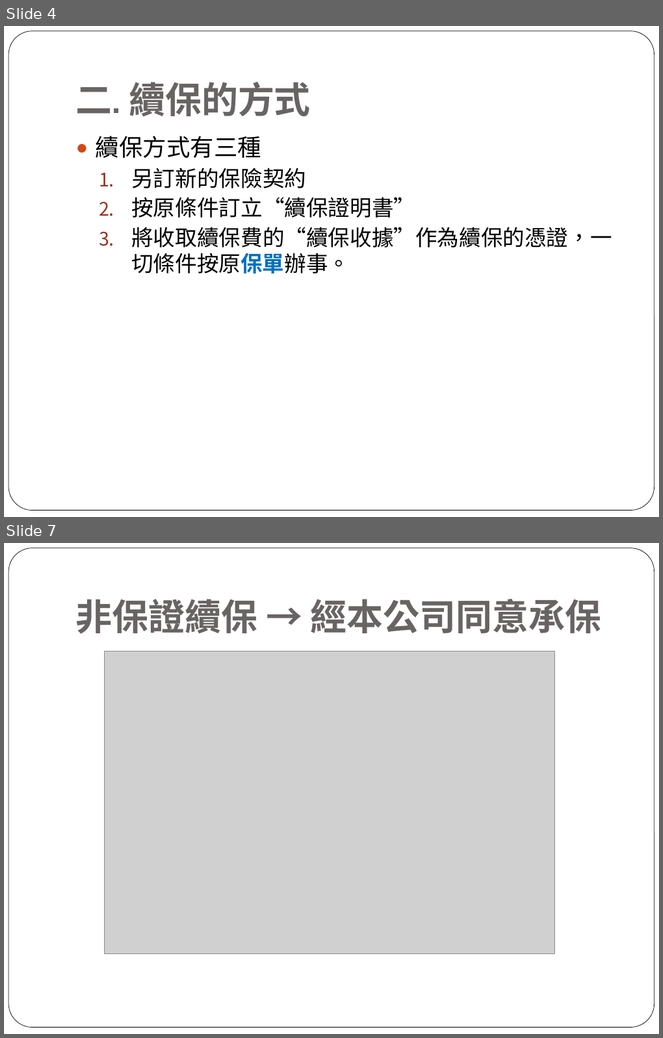
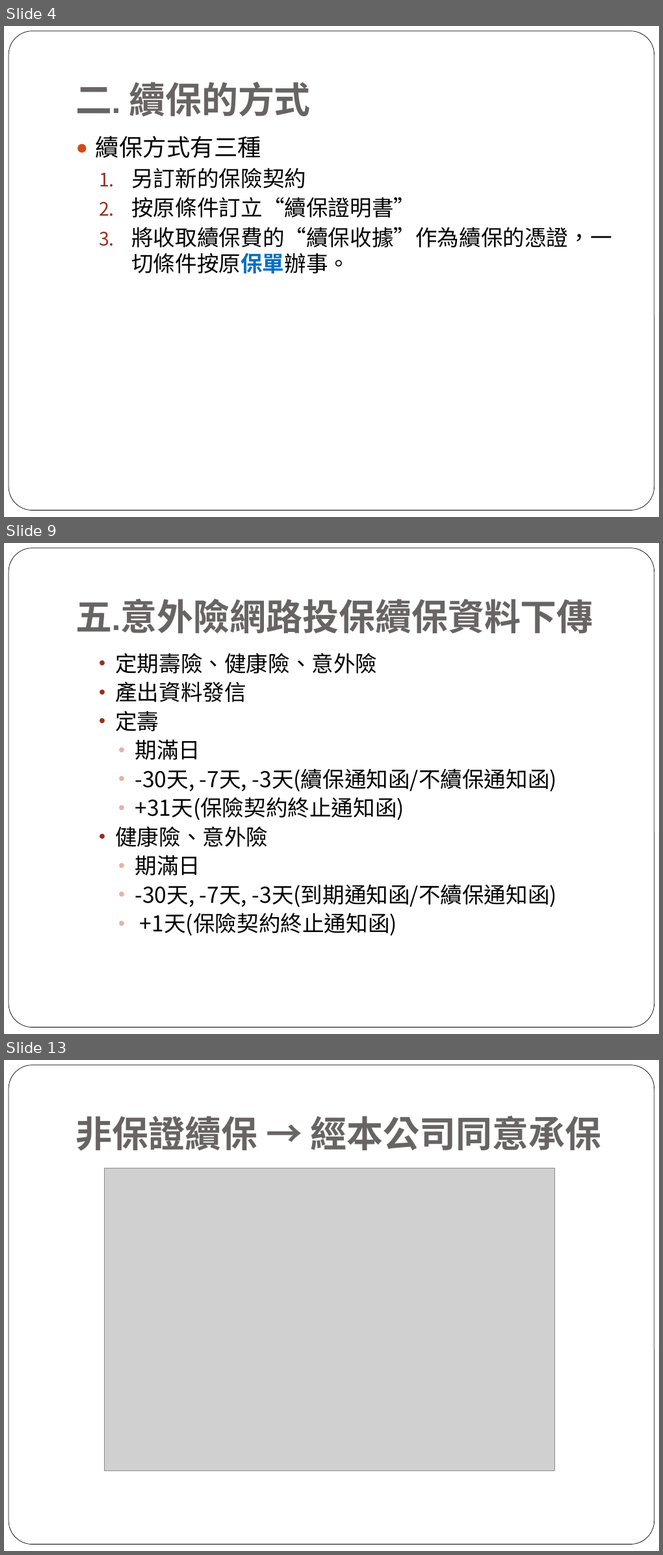
Before and after one commit to tale123456789/Resource, a slide deck: 續保作業.pptx. Shown one above the other, each under a label of ours: slides 4 and 7 before the commit, slides 4, 9 and 13 after it; the slides between them are not shown. The pictures are 663x1038 and 663x1555 pixels, drawn with LibreOffice and Linux fonts; fonts in the diff are those of the drawing; grey boxes stand for pictures. Boxes give left, top, right and bottom in pixels: in the first picture for what was removed or moved away, otherwise in the second. Text is boxed around its words. In the diff, an @@ line names an element or a change of style, - is before the commit and + after.

```diff
--- a/續保作業.pptx
+++ b/續保作業.pptx
@@ slide 9 added at <box>4,543,659,1034</box>, background #FFFFFF; not listed: 1 template element that a slide beside it also shows @@
@@ title added at <box>76,599,594,633</box>, 40 pt, text #696464, bold @@
+五.意外險網路投保續保資料下傳
@@ text added at <box>115,653,557,936</box>, 24 pt, text #000000 @@
+  • 定期壽險、健康險、意外險
+  • 產出資料發信
+  • 定壽
+    • 期滿日
+    • -30天, -7天, -3天(續保通知函/不續保通知函)
+    • +31天(保險契約終止通知函)
+  • 健康險、意外險
+    • 期滿日
+    • -30天, -7天, -3天(到期通知函/不續保通知函)
+    • +1天(保險契約終止通知函)
@@ what was slide 7 is now slide 13 @@
```
Also in this commit, not shown: 4 slides changed, 5 other slides added.
